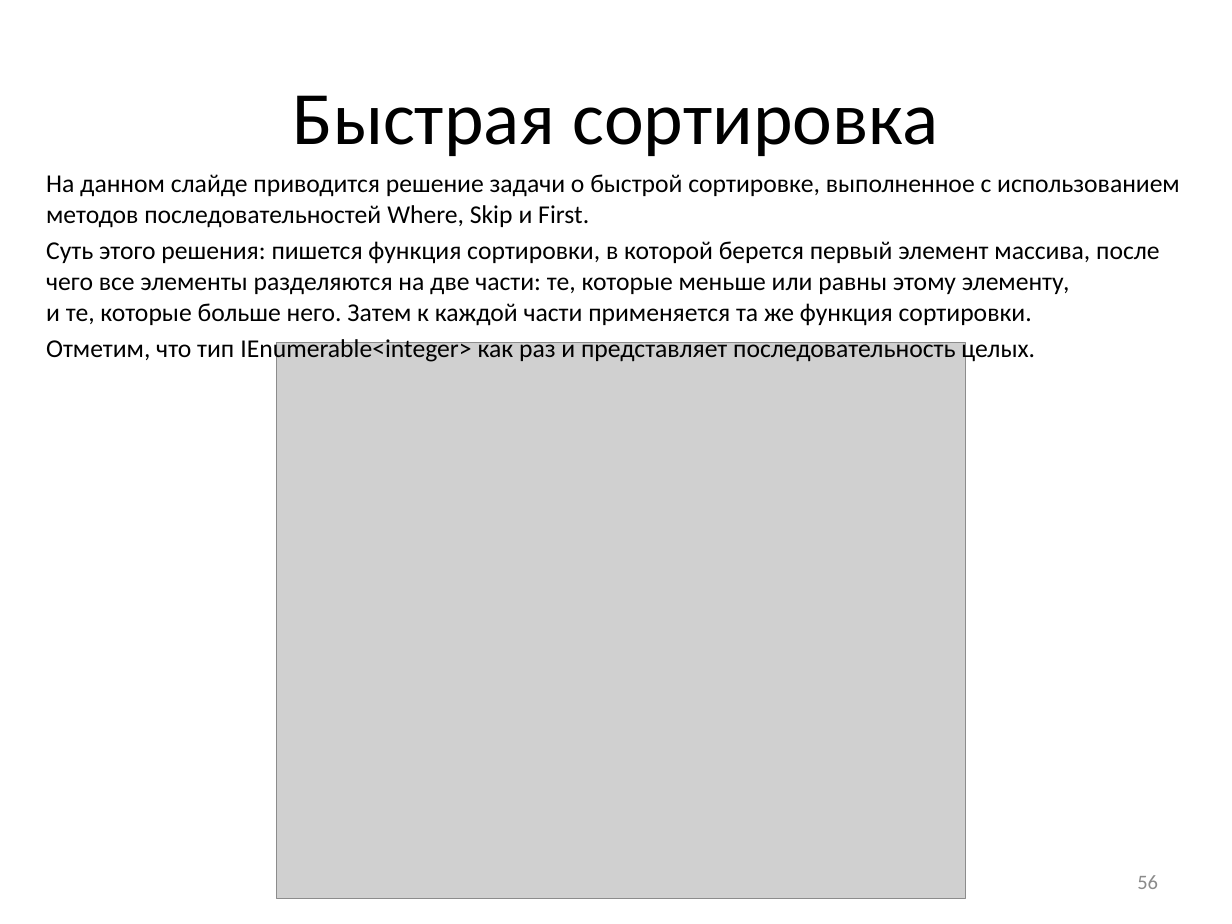
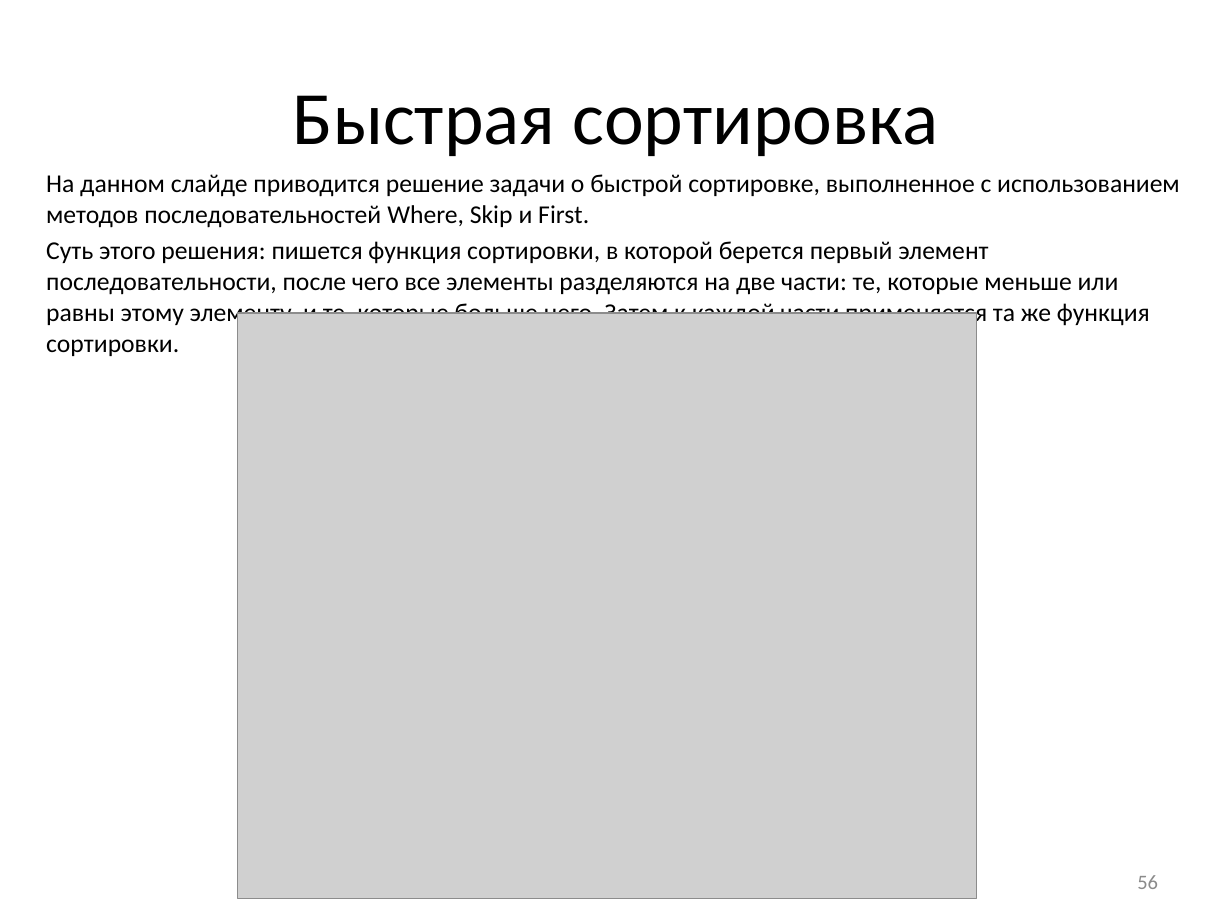
Before and after one commit to pascalabcnet/pascalabcnet, a slide deck: slide 56 of _Presentations/2015 New Features/PascalABC.NET 2015.pptx. Drawn at 1232x924 pixels with LibreOffice and Linux fonts; fonts in the diff are those of the drawing; grey boxes stand for pictures. Boxes give left, top, right and bottom in pixels: in the first picture for what was removed or moved away, otherwise in the second. Text is boxed around its words. In the diff, an @@ line names an element or a change of style, - is before the commit and + after.

```diff
--- a/_Presentations/2015 New Features/PascalABC.NET 2015.pptx
+++ b/_Presentations/2015 New Features/PascalABC.NET 2015.pptx
@@ text at [46,241,1150,327]: text changed @@
-Суть этого решения: пишется функция сортировки, в которой берется первый элемент массива, после чего все элементы разделяются на две части: те, которые меньше или равны этому элементу,
-и те, которые больше него. Затем к каждой части применяется та же функция сортировки.
-Отметим, что тип IEnumerable<integer> как раз и представляет последовательность целых.
+Суть этого решения: пишется функция сортировки, в которой берется первый элемент последовательности, после чего все элементы разделяются на две части: те, которые меньше или равны этому элементу, и те, которые больше него. Затем к каждой части применяется та же функция сортировки.
@@ picture: place and size @@
-picture at [276,342,965,899]
+picture at [238,313,977,898]
```
Also in this commit, not shown: 4 other slides changed, 9 other files.
